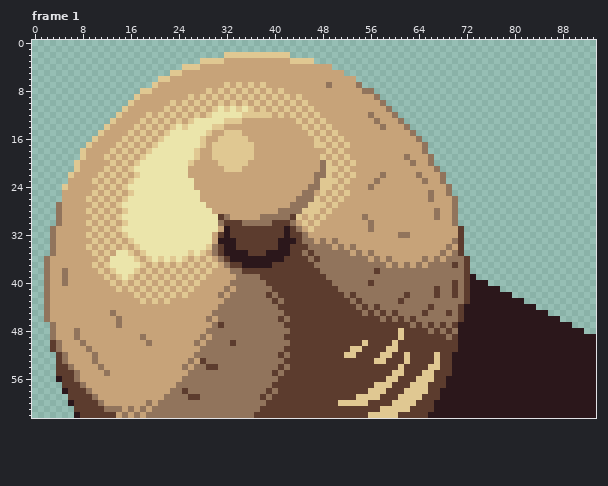
Animated GIF sprite, stored at sprites/UI/buttons/timbre.gif. The picture above is the old version.
The file is 94x63 pixels, 12 frames. Shown: frame 1. The commit also changed other frames, which this record leaves out.
After the commit:
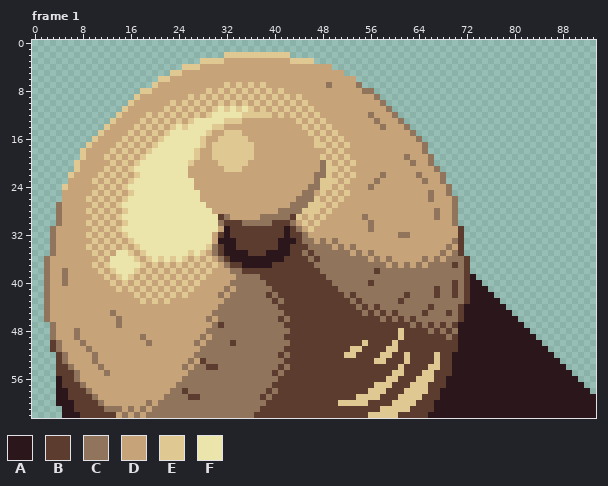
Palette (. is transparent): A #2b171b  B #5c3c2e  C #91745c  D #c7a379  E #e0c892  F #ebe5ab
From old to new:
Frame 1:
y 40: x 75 A -> .
y 41: x 76..77 AA -> ..
y 42: x 77..79 AAA -> ...
y 43: x 78..81 AAAA -> ....
y 44: x 79..83 AAAAA -> .....
y 45: x 80..85 AAAAAA -> ......
y 46: x 81..87 AAAAAAA -> .......
y 47: x 82..89 AAAAAAAA -> ........
y 48: x 83..91 AAAAAAAAA -> .........
y 49: x 84..93 AAAAAAAAAA -> ..........
y 50: x 85..93 AAAAAAAAA -> .........
y 51: x 86..93 AAAAAAAA -> ........
y 52: x 87..93 AAAAAAA -> .......
y 53: x 88..93 AAAAAA -> ......
y 54: x 89..93 AAAAA -> .....
y 55: x 90..93 AAAA -> ....
y 56: x 91..93 AAA -> ...
y 57: x 4 . -> A; x 92..93 AA -> ..
y 58: x 4 . -> A; x 93 A -> .
y 59..60: x 4..5 .. -> AA
y 61..62: x 5..6 .. -> AA
Changed places in both pictures, as pixel boxes (x1, y1, x2, y2):
erased: (482, 280, 596, 394)
added: (56, 382, 74, 418)
